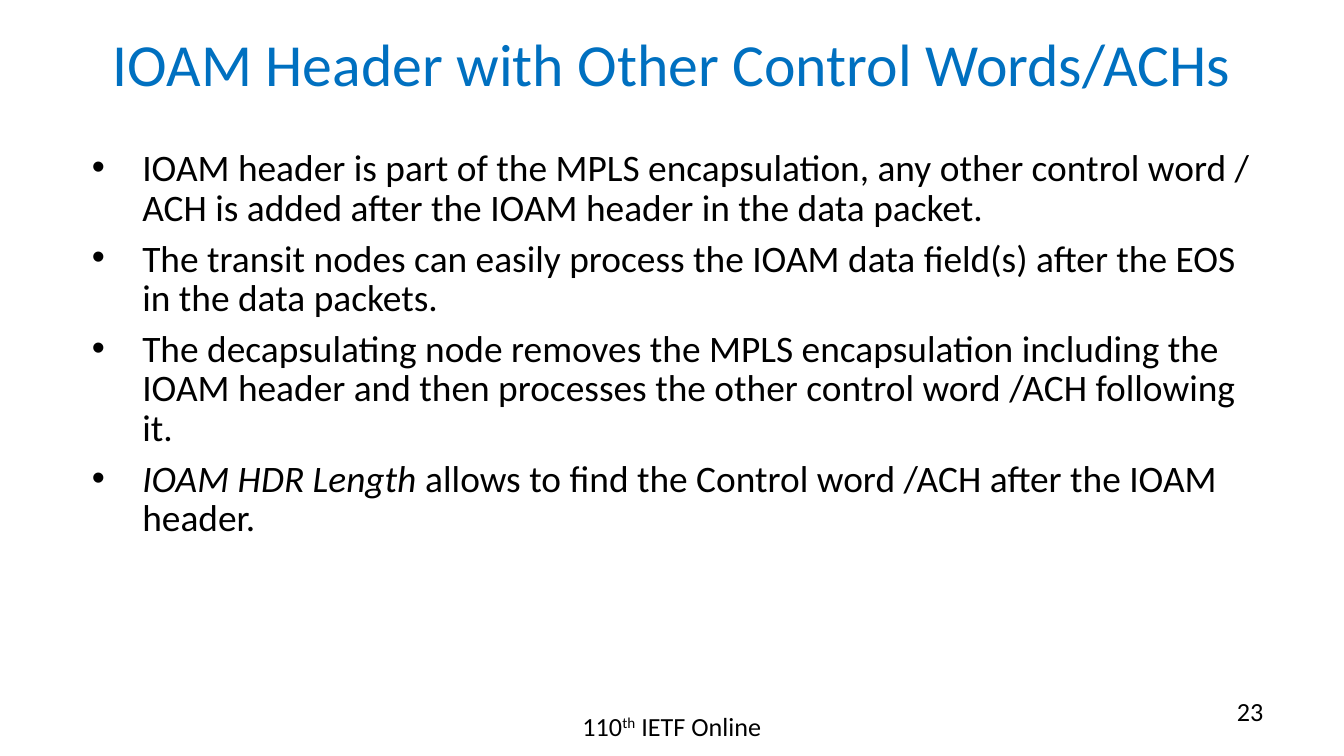
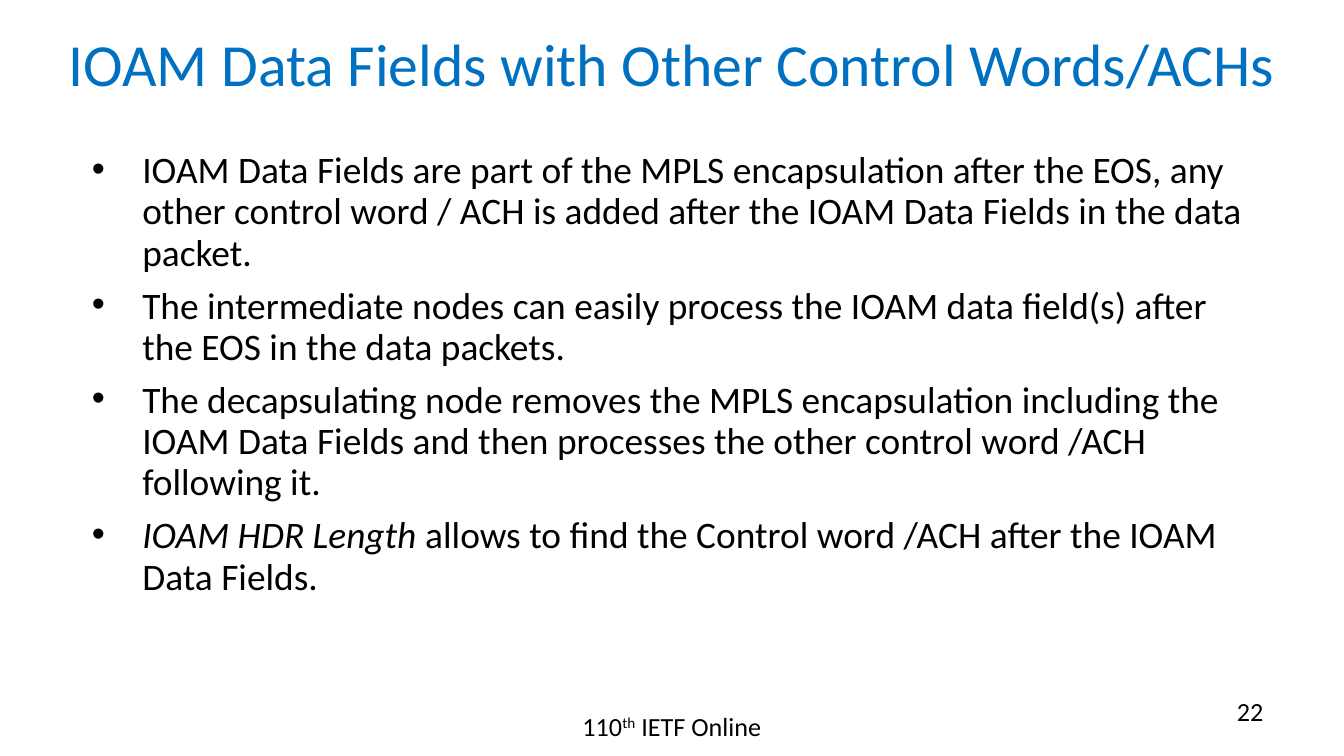
Before and after one commit to rakgandhi/ietf-slides, a slide deck: slide 22 of draft-gandhi-mpls-ioam-sr-05.pptx (slide 23 before the commit). Drawn at 1344x756 pixels with LibreOffice and Linux fonts; fonts in the diff are those of the drawing. Boxes give left, top, right and bottom in pixels: in the first picture for what was removed or moved away, otherwise in the second. Text is boxed around its words. In the diff, an @@ line names an element or a change of style, - is before the commit and + after.

```diff
--- a/draft-gandhi-mpls-ioam-sr-05.pptx
+++ b/draft-gandhi-mpls-ioam-sr-05.pptx
@@ title at (68,44,1274,89): text changed @@
-IOAM Header with Other Control Words/ACHs
+IOAM Data Fields with Other Control Words/ACHs
@@ text at (142,157,1241,591): text changed @@
-• IOAM header is part of the MPLS encapsulation, any other control word / ACH is added after the IOAM header in the data packet.
-• The transit nodes can easily process the IOAM data field(s) after the EOS in the data packets.
-• The decapsulating node removes the MPLS encapsulation including the IOAM header and then processes the other control word /ACH following it.
-• IOAM HDR Length allows to find the Control word /ACH after the IOAM header.
+• IOAM Data Fields are part of the MPLS encapsulation after the EOS, any other control word / ACH is added after the IOAM Data Fields in the data packet.
+• The intermediate nodes can easily process the IOAM data field(s) after the EOS in the data packets.
+• The decapsulating node removes the MPLS encapsulation including the IOAM Data Fields and then processes the other control word /ACH following it.
+• IOAM HDR Length allows to find the Control word /ACH after the IOAM Data Fields.
@@ page number at (1237,704,1263,721): text changed @@
-23
+22
```
Also in this commit, not shown: 19 other slides changed, 1 slide removed, 5 other files.
